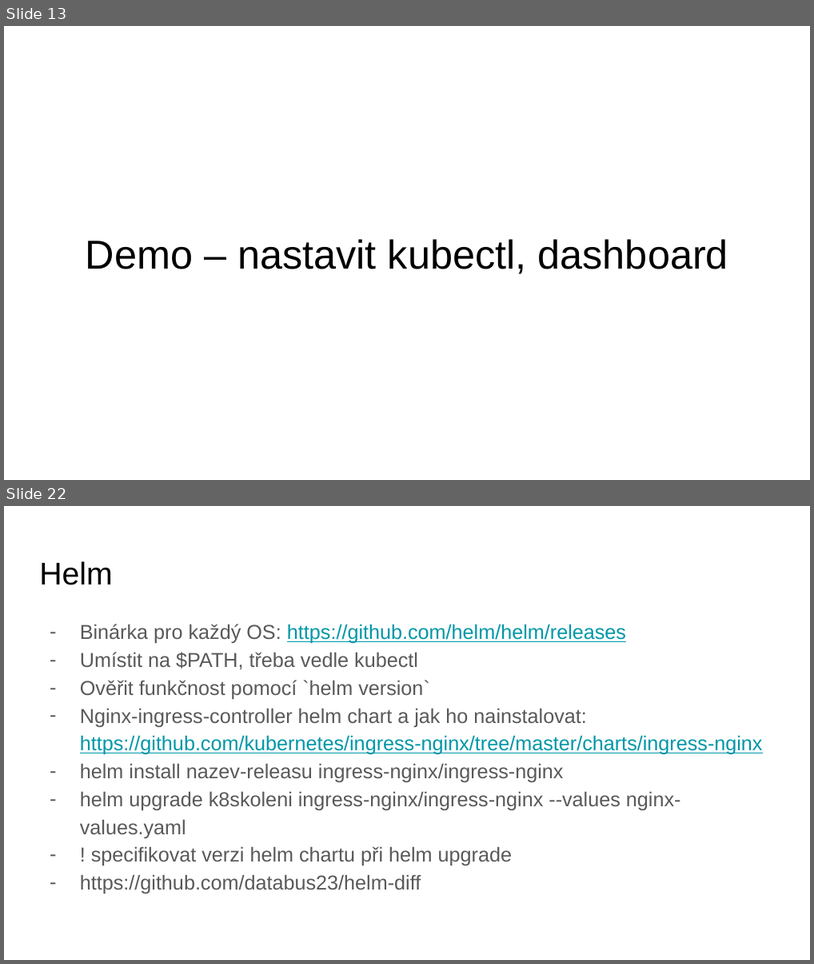
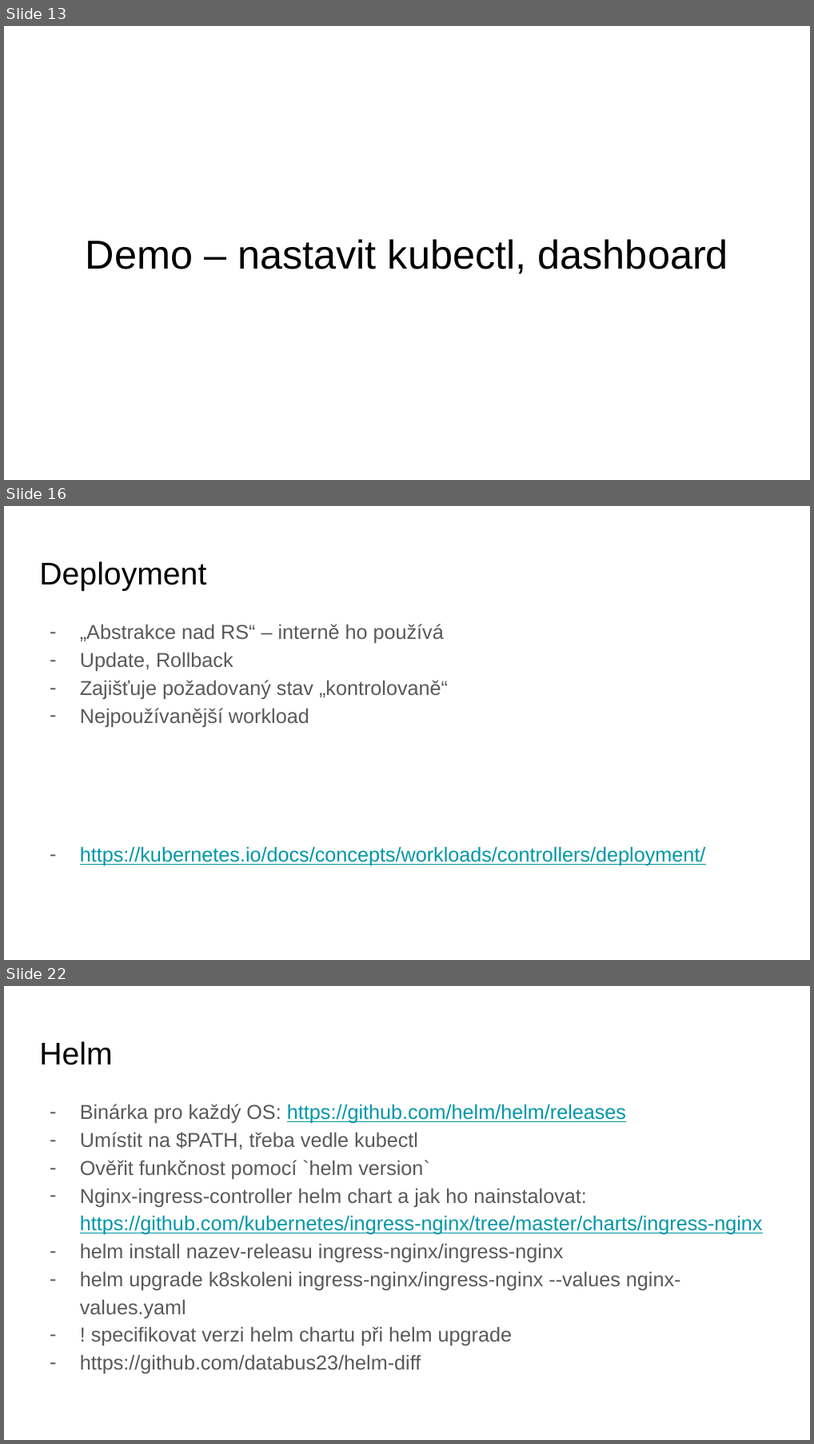
Before and after one commit to sqn-sources/kubernetes-workshop, a slide deck: k8s školení.pptx. Shown one above the other, each under a label of ours: slides 13 and 22 before the commit, slides 13, 16 and 22 after it; the slides between them are not shown. The pictures are 814x964 and 814x1444 pixels, drawn with LibreOffice and Linux fonts; fonts in the diff are those of the drawing; background and template pictures are left out. Boxes give left, top, right and bottom in pixels: in the first picture for what was removed or moved away, otherwise in the second. Text is boxed around its words. In the diff, an @@ line names an element or a change of style, - is before the commit and + after.

```diff
--- a/k8s školení.pptx
+++ b/k8s školení.pptx
@@ slide 16 added at (4,506,810,960), background #FFFFFF @@
@@ title added at (39,561,206,591), 28 pt, text #000000 @@
+Deployment
@@ text added at (80,624,706,866), 18 pt, text #595959 @@
+– „Abstrakce nad RS“ – interně ho používá
+– Update, Rollback
+– Zajišťuje požadovaný stav „kontrolovaně“
+– Nejpoužívanější workload
+– https://kubernetes.io/docs/concepts/workloads/controllers/deployment/
```
Also in this commit, not shown: 4 slides changed, 4 other slides added, 9 slides removed, 10 other files.
